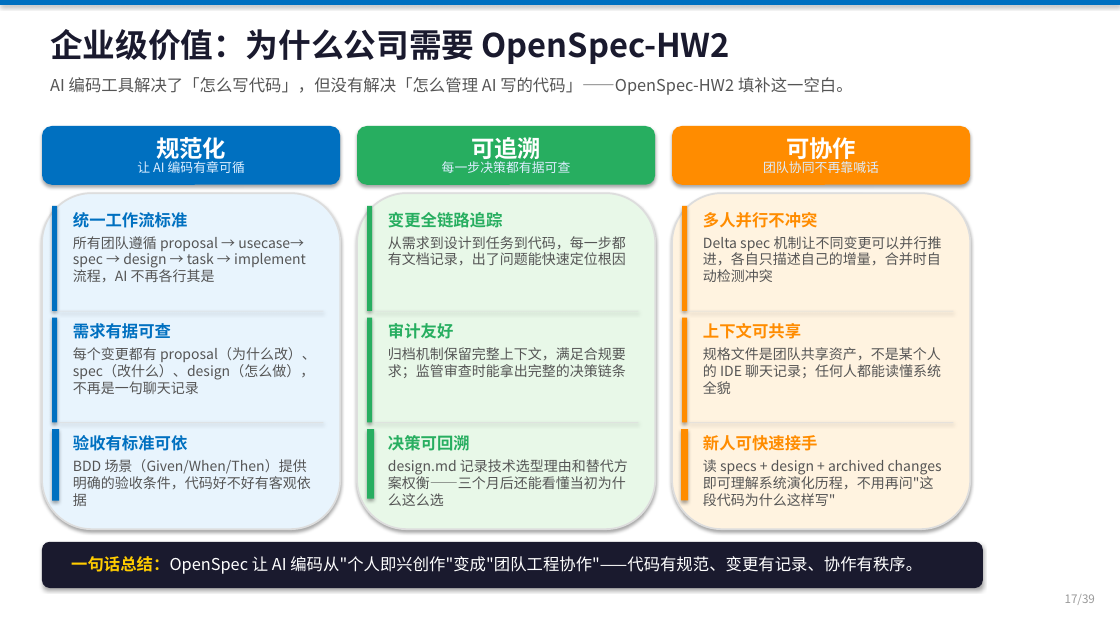
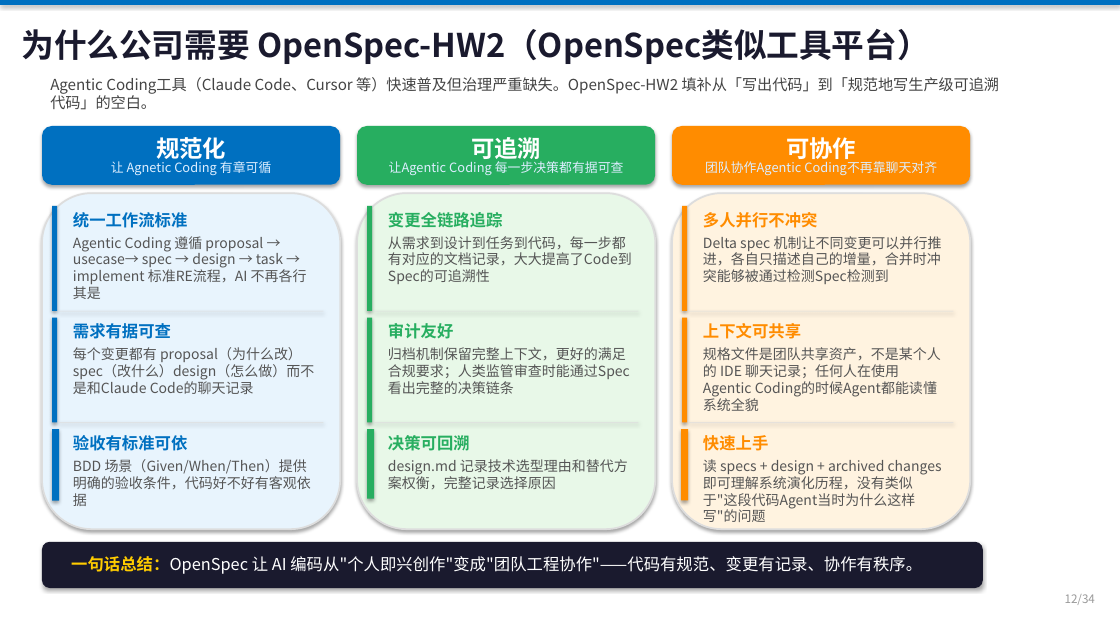
Before and after one commit to ZhifeiDou/OpenSpec_Modify, a slide deck: slide 12 of OpenSpec_技术研究汇报.pptx (slide 13 before the commit). Drawn at 1120x630 pixels with LibreOffice and Linux fonts; fonts in the diff are those of the drawing. Boxes give left, top, right and bottom in pixels: in the first picture for what was removed or moved away, otherwise in the second. Text is boxed around its words. In the diff, an @@ line names an element or a change of style, - is before the commit and + after.

```diff
--- a/OpenSpec_技术研究汇报.pptx
+++ b/OpenSpec_技术研究汇报.pptx
@@ text at [21,29,930,64]: text changed @@
-企业级价值：为什么公司需要 OpenSpec-HW2
+为什么公司需要 OpenSpec-HW2（OpenSpec类似工具平台）
@@ text at [50,77,1000,110]: text changed; size 14 to 13 pt; text colour #555555 to #444444 @@
-AI 编码工具解决了「怎么写代码」，但没有解决「怎么管理 AI 写的代码」——OpenSpec-HW2 填补这一空白。
+Agentic Coding工具（Claude Code、Cursor 等）快速普及但治理严重缺失。OpenSpec-HW2 填补从「写出代码」到「规范地写生产级可追溯代码」的空白。
@@ text at [111,158,271,175]: text changed @@
-让 AI 编码有章可循
+让 Agnetic Coding 有章可循
@@ text at [389,158,624,175]: text changed @@
-每一步决策都有据可查
+让Agentic Coding 每一步决策都有据可查
@@ text at [705,158,937,176]: text changed @@
-团队协同不再靠喊话
+团队协作Agentic Coding不再靠聊天对齐
@@ text at [73,236,307,299]: text changed @@
-所有团队遵循 proposal → usecase→ spec → design → task → implement 流程，AI 不再各行其是
+Agentic Coding 遵循 proposal → usecase→ spec → design → task → implement 标准RE流程，AI 不再各行其是
@@ text at [388,236,632,265]: text changed @@
-从需求到设计到任务到代码，每一步都有文档记录，出了问题能快速定位根因
+从需求到设计到任务到代码，每一步都有对应的文档记录，大大提高了Code到Spec的可追溯性
@@ text at [703,236,942,284]: text changed @@
-Delta spec 机制让不同变更可以并行推进，各自只描述自己的增量，合并时自动检测冲突
+Delta spec 机制让不同变更可以并行推进，各自只描述自己的增量，合并时冲突能够被通过检测Spec检测到
@@ text at [73,347,314,394]: text changed @@
-每个变更都有 proposal（为什么改）、spec（改什么）、design（怎么做），不再是一句聊天记录
+每个变更都有 proposal（为什么改）spec（改什么）design（怎么做）而不是和Claude Code的聊天记录
@@ text at [388,347,630,379]: text changed @@
-归档机制保留完整上下文，满足合规要求；监管审查时能拿出完整的决策链条
+归档机制保留完整上下文，更好的满足合规要求；人类监管审查时能通过Spec看出完整的决策链条
@@ text at [703,347,941,397]: text changed @@
-规格文件是团队共享资产，不是某个人的 IDE 聊天记录；任何人都能读懂系统全貌
+规格文件是团队共享资产，不是某个人的 IDE 聊天记录；任何人在使用Agentic Coding的时候Agent都能读懂系统全貌
@@ text at [703,435,942,522]: text changed @@
-新人可快速接手
-读 specs + design + archived changes 即可理解系统演化历程，不用再问"这段代码为什么这样写"
+快速上手
+读 specs + design + archived changes 即可理解系统演化历程，没有类似于"这段代码Agent当时为什么这样写"的问题
@@ text at [388,459,628,489]: text changed @@
-design.md 记录技术选型理由和替代方案权衡——三个月后还能看懂当初为什么这么选
+design.md 记录技术选型理由和替代方案权衡，完整记录选择原因
@@ text at [1065,594,1095,605]: text changed @@
-17/39
+12/34
```
Also in this commit, not shown: 23 other slides changed, 13 slides added, 11 slides removed.
